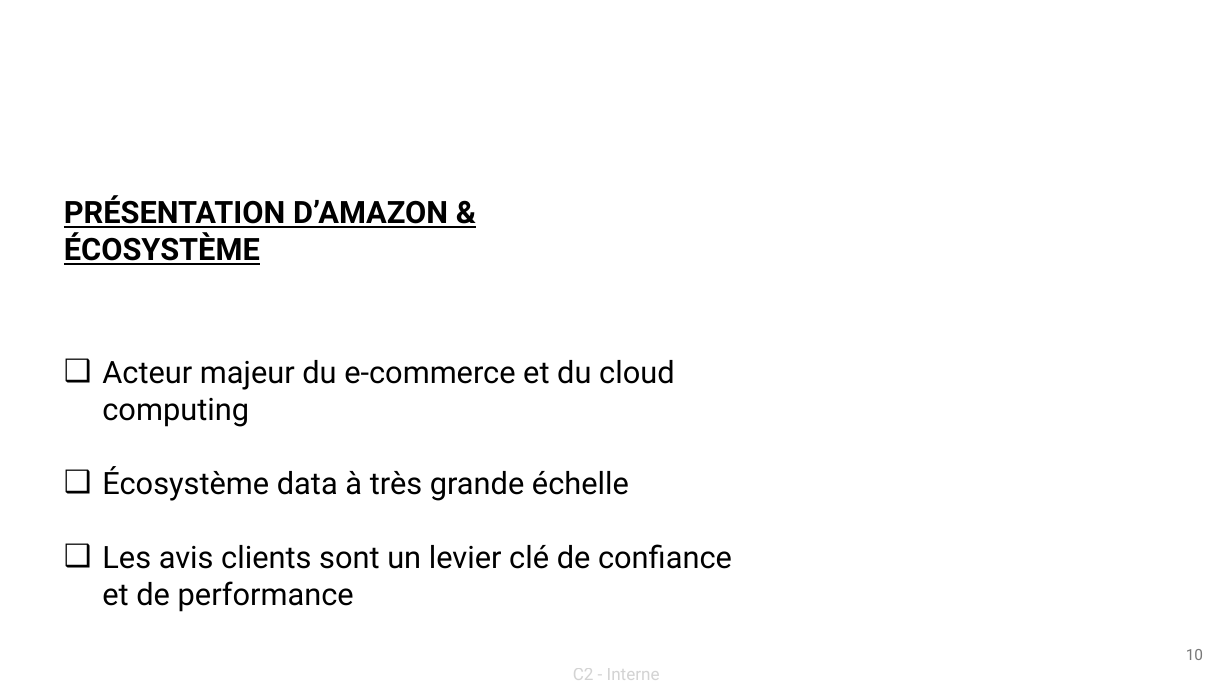
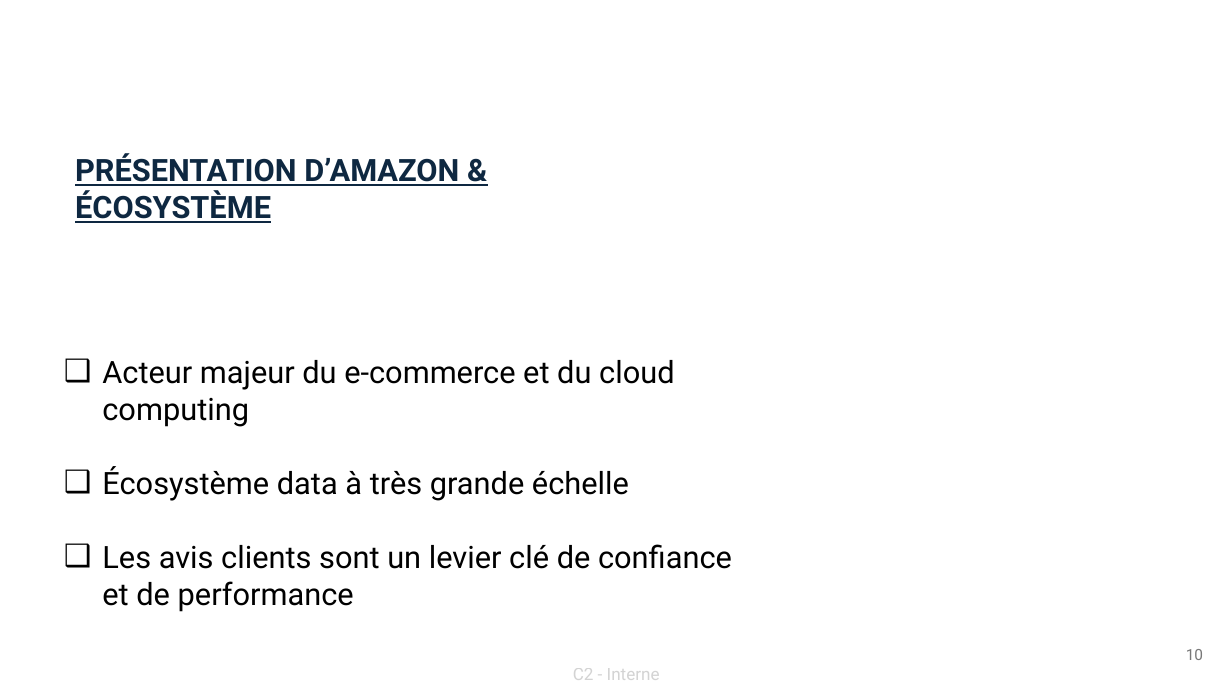
Before and after one commit to Ismael2sylla/jedha_certification_de, a slide deck: slide 10 of presentation - Project.pptx. Drawn at 1232x693 pixels with LibreOffice and Linux fonts; fonts in the diff are those of the drawing; background and template pictures are left out. Boxes give left, top, right and bottom in pixels: in the first picture for what was removed or moved away, otherwise in the second. Text is boxed around its words. In the diff, an @@ line names an element or a change of style, - is before the commit and + after.

```diff
--- a/presentation - Project.pptx
+++ b/presentation - Project.pptx
@@ text "PRÉSENTATION D’AMAZON & ÉCOSYSTÈME": place and size @@
-text "PRÉSENTATION D’AMAZON & ÉCOSYSTÈME" at <box>64,196,448,265</box>
+text "PRÉSENTATION D’AMAZON & ÉCOSYSTÈME" at <box>75,154,459,223</box>
@@ text "PRÉSENTATION D’AMAZON & ÉCOSYSTÈME" at <box>75,154,459,223</box>: text colour #000000 to #0E2841 @@
```
Also in this commit, not shown: 10 other slides changed, 3 other files.
